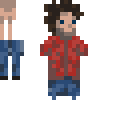
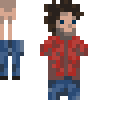
Revision of a layered 128px x 128px image; what changed, layer by layer:
painted on "body" over [48, 96, 80, 100]
